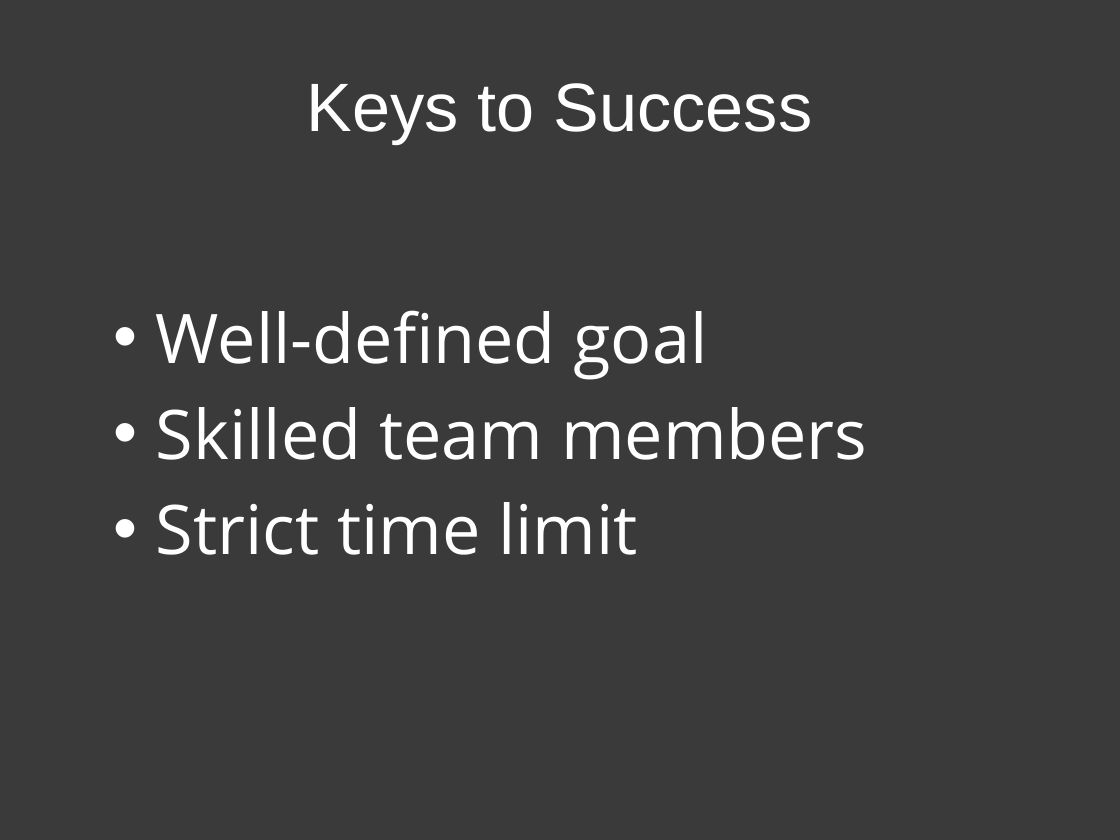
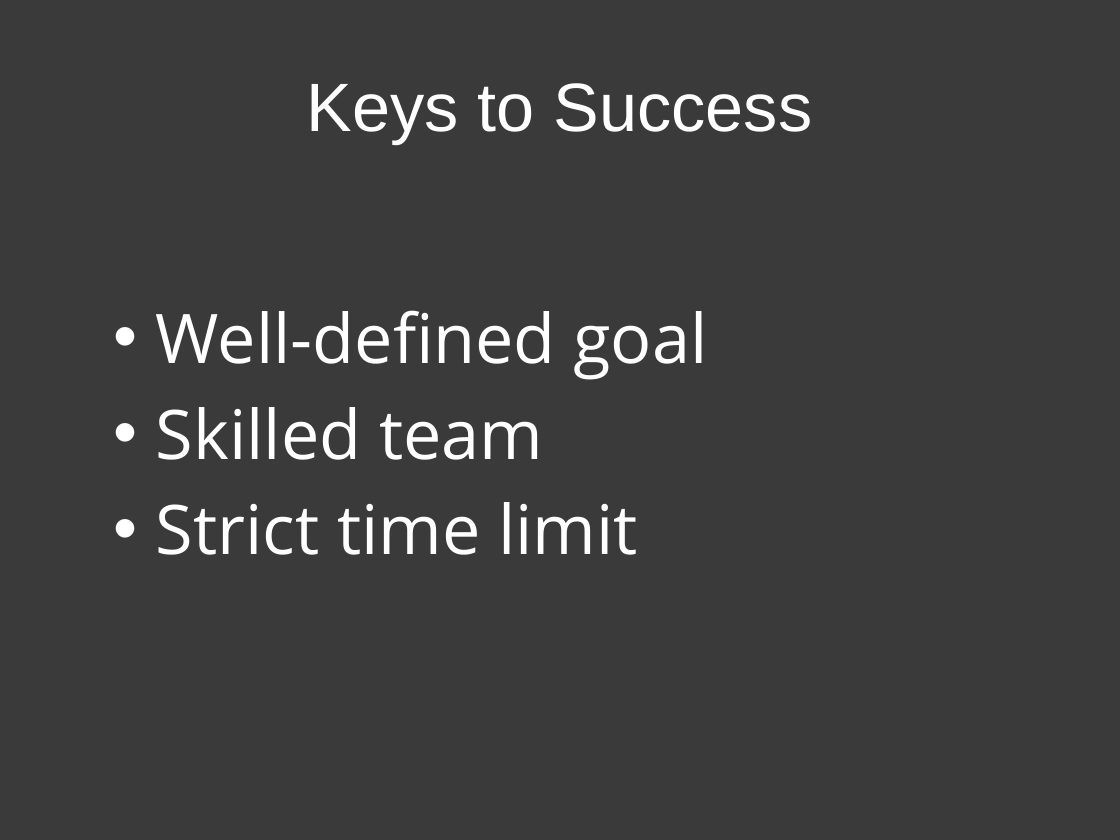
Before and after one commit to patik/code-sprint, a slide deck: slide 12 of code-sprint.pptx. Drawn at 1120x840 pixels with LibreOffice and Linux fonts; fonts in the diff are those of the drawing. Boxes give left, top, right and bottom in pixels: in the first picture for what was removed or moved away, otherwise in the second. Text is boxed around its words. In the diff, an @@ line names an element or a change of style, - is before the commit and + after.

```diff
--- a/code-sprint.pptx
+++ b/code-sprint.pptx
@@ text at (156,407,543,460): text changed @@
-• Skilled team members
+• Skilled team
```
Also in this commit, not shown: 14 other slides changed, 1 other file.
